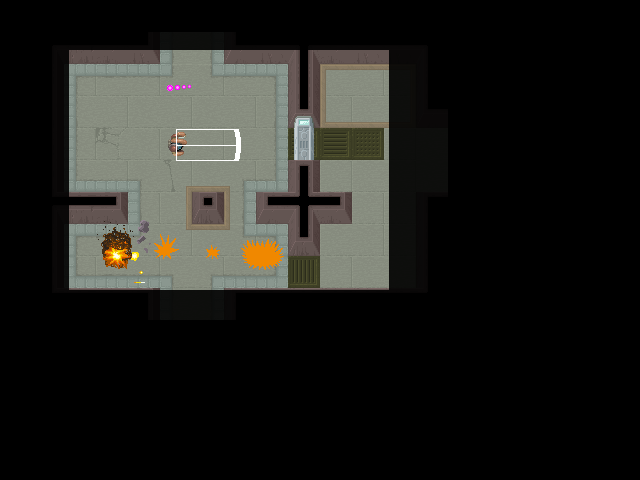
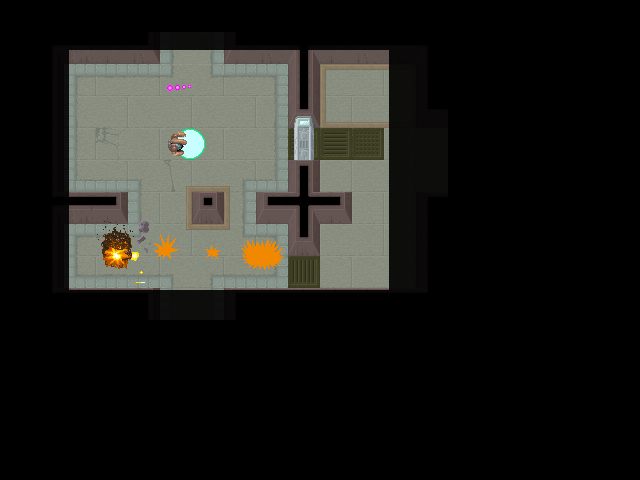
Revision of a layered 640px x 480px image; what changed, layer by layer:
hid group "wave_attack" (2 layers) over [176,129,241,161]
added layer "Layer 20" in group "Sprites" over [176,130,204,158]
